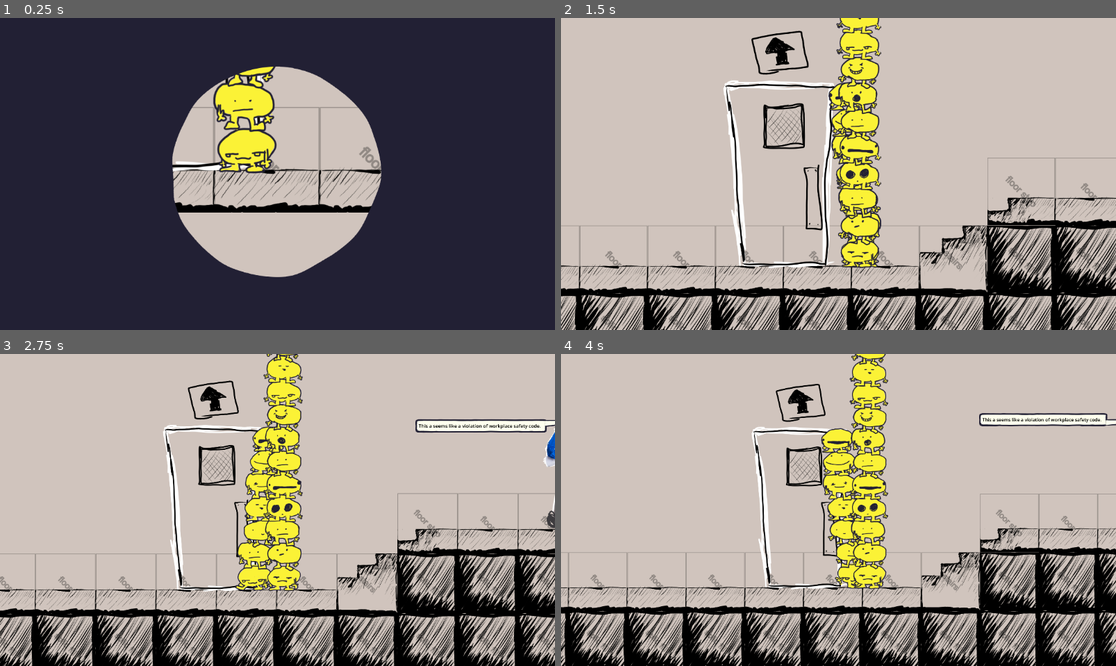
Above: before the commit, frames 1-4 (two rows, left to right).
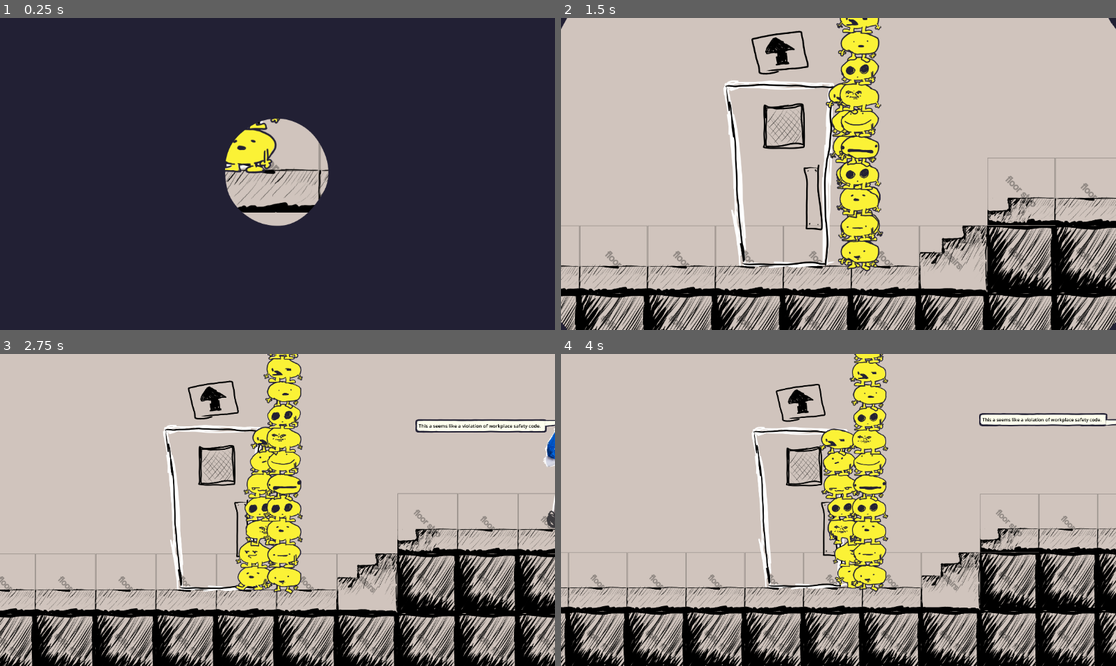
Above: after the commit, the same moments.

Repository: JCoMcL/gourt-game
Game: Godot game, scene res://level/level-container.tscn
The game is run twice, just before and just after one commit, with the same random seed, the same clock (stepped at 60 frames per second) and the same inputs. Before the commit the project starts from res://level/office-level.tscn.
Inputs (mouse positions are in pixels of both pictures, inside the frame that each line leads up to):
- Up to frame 1 (0.25 s): no input
- Up to frame 2 (1.5 s): move the mouse to (960, 158) at 0.52 s; hold Right (go right) 0.53-1.25 s; hold Up (enter door) 0.53-1.25 s; click (960, 158) at 0.67 s; drag from (727, 189) to (810, 236) at 1.27 s
- Up to frame 3 (2.75 s): move the mouse to (333, 441) at 2.02 s; hold Left (go left) from 2.03 s (still down); hold Mouse wheel down (move equipment down) from 2.03 s (still down)
- Up to frame 4 (4 s): release Left (go left) at 2.75 s; release Mouse wheel down (move equipment down) at 2.75 s; drag from (810, 572) to (672, 463) at 2.77 s; move the mouse to (1005, 556) at 3.52 s; hold Right (go right) from 3.53 s (still down); hold Right mouse button (probe) from 3.53 s (still down)

The runs differ from the first frame. In frame 1, 15% of the frame differs, in the area x 31-69%, y 15-84%; in frame 2, 2.6%; in frame 3, 2.5%; in frame 4, 2.6%.

Commit message:
add a level container to transition levels and get the game over level reset working

Diff:
--- a/level/curtain.gd
+++ b/level/curtain.gd
@@ -17,11 +17,11 @@
 	current_tween = create_tween()
 	return current_tween
 
-func close(specific_duration = duration):
-	new_tween().tween_method(set_openness, get_openness(), 0.0, specific_duration * get_openness())
-func open(specific_duration = duration):
-	new_tween().tween_method(set_openness, get_openness(), 1.0, specific_duration* (1.0 - get_openness()))
-
-func _ready():
-	set_openness(0.0)
-	open(1)
+func close(specific_duration = duration) -> Tween:
+	var t = new_tween()
+	t.tween_method(set_openness, get_openness(), 0.0, specific_duration * get_openness())
+	return t
+func open(specific_duration = duration) -> Tween:
+	var t = new_tween()
+	t.tween_method(set_openness, get_openness(), 1.0, specific_duration* (1.0 - get_openness()))
+	return t
--- /dev/null
+++ b/level/level-container.gd
@@ -0,0 +1,21 @@
+extends Node2D
+class_name LevelContainer
+@export var current_level_scene: PackedScene
+var current_level: Node
+
+func _ready():
+	if not current_level and current_level_scene:
+		load_scene(current_level_scene)
+	$Overlay/Curtain.open(2)
+
+func load_scene(scn: PackedScene):
+	if current_level:
+		current_level.queue_free()
+		remove_child(current_level)
+	current_level_scene = scn
+	current_level = scn.instantiate()
+	add_child(current_level)
+	$Overlay/Curtain.open()
+
+func reset_level():
+	$Overlay/Curtain.close().tween_callback(load_scene.bind(current_level_scene))
--- /dev/null
+++ b/level/level-container.tscn
@@ -0,0 +1,41 @@
+[gd_scene load_steps=8 format=3 uid="uid://bp7w0rbvscf1"]
+
+[ext_resource type="Script" uid="uid://cy3lpj00ijf0" path="res://level/level-container.gd" id="1_2bolc"]
+[ext_resource type="PackedScene" uid="uid://b57lobk2dccaj" path="res://level/office-level.tscn" id="2_8r3cm"]
+[ext_resource type="Shader" uid="uid://mqwxsmjr1l7f" path="res://ui/curtains/curtain.gdshader" id="2_ukkco"]
+[ext_resource type="Script" uid="uid://d4nybgrjevcxy" path="res://level/curtain.gd" id="3_8r3cm"]
+
+[sub_resource type="FastNoiseLite" id="FastNoiseLite_44x8d"]
+noise_type = 0
+seed = 2
+frequency = 0.0009
+metadata/_preview_in_3d_space_ = true
+
+[sub_resource type="NoiseTexture2D" id="NoiseTexture2D_1axx8"]
+seamless = true
+bump_strength = 6.4
+normalize = false
+noise = SubResource("FastNoiseLite_44x8d")
+
+[sub_resource type="ShaderMaterial" id="ShaderMaterial_ivpvi"]
+shader = ExtResource("2_ukkco")
+shader_parameter/factor = 0.0
+shader_parameter/pixel_offset = Vector2(0, 0)
+shader_parameter/noise = SubResource("NoiseTexture2D_1axx8")
+shader_parameter/noise_influence = 0.36
+
+[node name="LevelContainer" type="Node2D"]
+script = ExtResource("1_2bolc")
+current_level_scene = ExtResource("2_8r3cm")
+
+[node name="Overlay" type="CanvasLayer" parent="."]
+
+[node name="Curtain" type="ColorRect" parent="Overlay"]
+material = SubResource("ShaderMaterial_ivpvi")
+anchors_preset = 15
+anchor_right = 1.0
+anchor_bottom = 1.0
+grow_horizontal = 2
+grow_vertical = 2
+color = Color(0.133333, 0.12549, 0.203922, 1)
+script = ExtResource("3_8r3cm")
--- a/level/office-level.tscn
+++ b/level/office-level.tscn
@@ -15,8 +15,6 @@
 [ext_resource type="PackedScene" uid="uid://cksv3ygujpwxe" path="res://props/words.tscn" id="14_rh3h7"]
 [ext_resource type="PackedScene" uid="uid://cnuqy2f8bhgk3" path="res://actors/actor.tscn" id="14_twwvs"]
 [ext_resource type="PackedScene" uid="uid://bpyqi3nxqposm" path="res://actors/conversation.tscn" id="15_1axx8"]
-[ext_resource type="Shader" uid="uid://mqwxsmjr1l7f" path="res://ui/curtains/curtain.gdshader" id="16_twwvs"]
-[ext_resource type="Script" uid="uid://d4nybgrjevcxy" path="res://level/curtain.gd" id="17_1axx8"]
 
 [sub_resource type="TileSetAtlasSource" id="TileSetAtlasSource_ssvay"]
 texture = ExtResource("1_wxgj7")
@@ -54,25 +52,6 @@
 [sub_resource type="CircleShape2D" id="CircleShape2D_w4oyg"]
 radius = 26.0
 
-[sub_resource type="FastNoiseLite" id="FastNoiseLite_twwvs"]
-noise_type = 0
-seed = 2
-frequency = 0.0009
-metadata/_preview_in_3d_space_ = true
-
-[sub_resource type="NoiseTexture2D" id="NoiseTexture2D_1axx8"]
-seamless = true
-bump_strength = 6.4
-normalize = false
-noise = SubResource("FastNoiseLite_twwvs")
-
-[sub_resource type="ShaderMaterial" id="ShaderMaterial_1axx8"]
-shader = ExtResource("16_twwvs")
-shader_parameter/factor = 1.0
-shader_parameter/pixel_offset = Vector2(0, 0)
-shader_parameter/noise = SubResource("NoiseTexture2D_1axx8")
-shader_parameter/noise_influence = 0.36
-
 [node name="Level" type="Node2D"]
 
 [node name="TileMapLayer" type="TileMapLayer" parent="."]
@@ -276,16 +255,4 @@
 position = Vector2(1913, -29)
 actors = [NodePath("../Inspectors"), NodePath("../Janitor")]
 
-[node name="CanvasLayer" type="CanvasLayer" parent="."]
-
-[node name="Curtain" type="ColorRect" parent="CanvasLayer"]
-material = SubResource("ShaderMaterial_1axx8")
-anchors_preset = 15
-anchor_right = 1.0
-anchor_bottom = 1.0
-grow_horizontal = 2
-grow_vertical = 2
-color = Color(0.133333, 0.12549, 0.203922, 1)
-script = ExtResource("17_1axx8")
-
 [editable path="TileMapLayer/Door"]
--- a/player.gd
+++ b/player.gd
@@ -14,8 +14,8 @@
 @export_range(1, 1000) var zoom_smoothing: float = 100
 @export_range(1, 10) var max_zoom: float = 1
 
-func valid_goon(g: Goon) -> bool:
-	return g and is_instance_valid(g)
+func valid_goon(g) -> bool:
+	return g and is_instance_valid(g) and g is Goon
 
 func _ready():
 	#move to bottom of tree to recieve inputs first among siblings.
@@ -114,6 +114,7 @@
 
 func game_over():
 	print("Goodbye World!") #TODO actual game-over
+	Yute.get_level_container(self).reset_level()
 
 func nominate(g: Goon) -> bool:
 	if not g:
--- a/project.godot
+++ b/project.godot
@@ -11,7 +11,7 @@
 [application]
 
 config/name="Guort Game"
-run/main_scene="uid://b57lobk2dccaj"
+run/main_scene="uid://bp7w0rbvscf1"
 config/features=PackedStringArray("4.4", "GL Compatibility")
 config/icon="res://icon.png"
 
--- a/tools/yute.gd
+++ b/tools/yute.gd
@@ -57,6 +57,14 @@
 
 # --- nodes ---
 
+func get_level_container(from: Node) -> Node:
+	if from is LevelContainer:
+		return from
+	if from.get_parent():
+		return get_level_container(from.get_parent())
+	else:
+		return null
+
 func find_node_by_name(root: Node, target_name: String) -> Node:
 	if root.name == target_name:
 		return root
Not shown, added: level/level-container.gd.uid
Not shown: 1 places in level/office-level.tscn that only renumber resources
